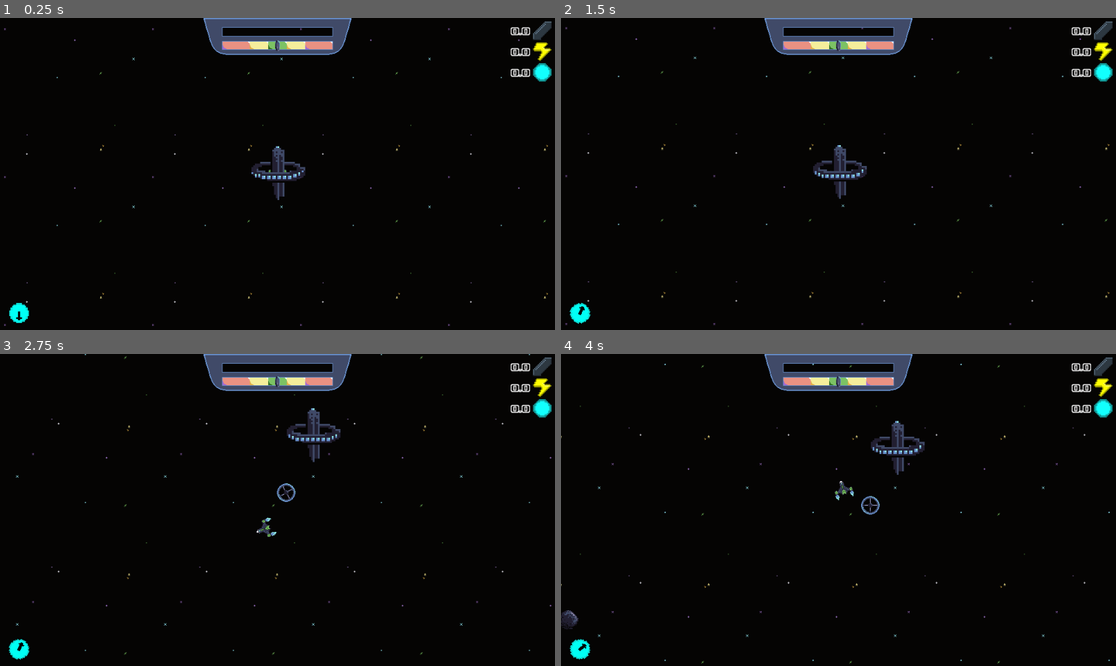
Above: before the commit, frames 1-4 (two rows, left to right).
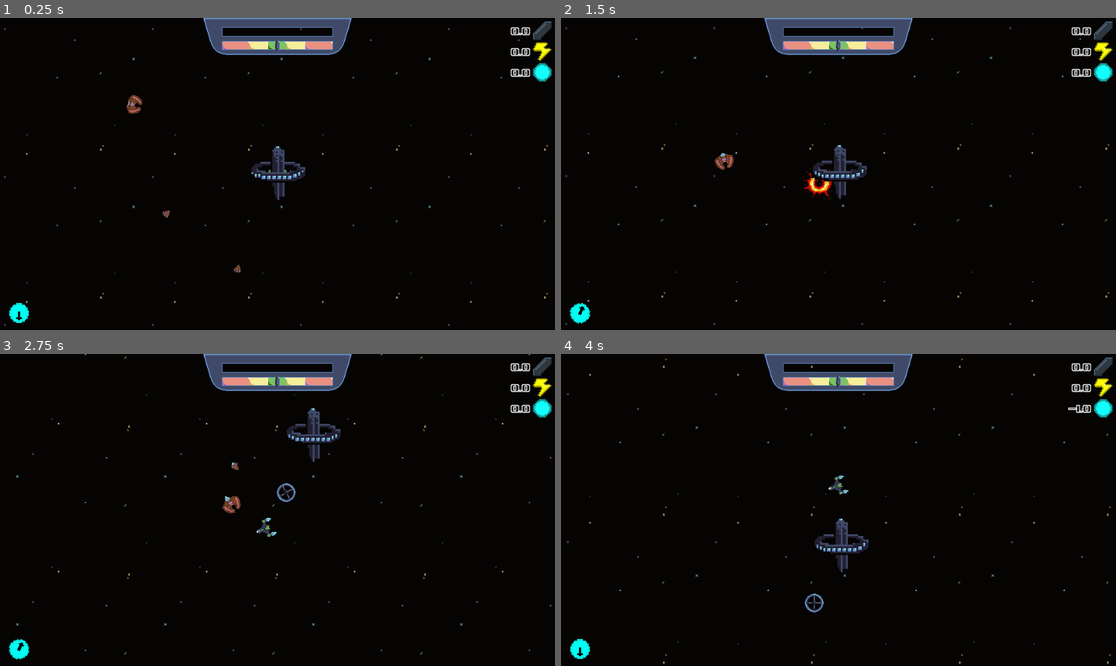
Above: after the commit, the same moments.

Repository: JoshPattman/microjam-034
Game: Godot game, scene res://scenes/game.tscn
The game is run twice, just before and just after one commit, with the same random seed, the same clock (stepped at 60 frames per second) and the same inputs. Sound files missing from this copy of the repository are replaced by a short silence.
Inputs:
- Up to frame 1 (0.25 s): no input
- Up to frame 2 (1.5 s): hold D (player_right) 0.53-1.28 s; hold Ctrl (player_break) 0.53-1.28 s; tap Shift (player_jump) at 0.77 s; hold S (player_back) from 1.28 s (still down); tap Space (player_collect) at 1.35 s
- Up to frame 3 (2.75 s): tap Shift (player_jump) at 1.52 s; release S (player_back) at 2.03 s; hold D (player_right) from 2.03 s (still down); tap 2 (player_place_bouncer) at 2.1 s
- Up to frame 4 (4 s): release D (player_right) at 2.78 s; hold W (player_forward) 2.78-3.53 s; tap 3 (player_place_mine) at 2.85 s; tap Shift (player_jump) at 3.02, 3.77 s; hold A (player_left) from 3.53 s (still down); tap 1 (player_place_shooter) at 3.6 s

The runs differ from the first frame. In frame 1, 0.2% of the frame differs, in the area x 22-44%, y 24-82%; in frame 2, 0.3%; in frame 3, 0.2%; in frame 4, 2.2%, in the area x 0-100%, y 1-100%.

Commit message:
game over

Diff:
--- a/godot/project.godot
+++ b/godot/project.godot
@@ -76,3 +76,13 @@
 "events": [Object(InputEventKey,"resource_local_to_scene":false,"resource_name":"","device":-1,"window_id":0,"alt_press …(191 unchanged characters)…
 ]
 }
+game_restart={
+"deadzone": 0.2,
+"events": [Object(InputEventKey,"resource_local_to_scene":false,"resource_name":"","device":-1,"window_id":0,"alt_pressed":false,"shift_pressed":false,"ctrl_pressed":false,"meta_pressed":false,"pressed":false,"keycode":0,"physical_keycode":82,"key_label":0,"unicode":114,"location":0,"echo":false,"script":null)
+]
+}
+game_quit={
+"deadzone": 0.2,
+"events": [Object(InputEventKey,"resource_local_to_scene":false,"resource_name":"","device":-1,"window_id":0,"alt_pressed":false,"shift_pressed":false,"ctrl_pressed":false,"meta_pressed":false,"pressed":false,"keycode":0,"physical_keycode":4194305,"key_label":0,"unicode":0,"location":0,"echo":false,"script":null)
+]
+}
--- a/godot/scenes/game.tscn
+++ b/godot/scenes/game.tscn
@@ -1,9 +1,10 @@
-[gd_scene load_steps=31 format=3 uid="uid://8w4qxf6yifmj"]
+[gd_scene load_steps=32 format=3 uid="uid://8w4qxf6yifmj"]
 
 [ext_resource type="Script" uid="uid://bhfdk1ufae0dw" path="res://scripts/game.gd" id="1_iywne"]
 [ext_resource type="Texture2D" uid="uid://db7at2foucunm" path="res://sprites/background001.png" id="1_lnu2h"]
 [ext_resource type="Script" uid="uid://os1jkm3q84or" path="res://scripts/spawn_group.gd" id="2_0tnpc"]
 [ext_resource type="PackedScene" uid="uid://rm50arymrac8" path="res://game_objects/station.tscn" id="2_lbhrr"]
+[ext_resource type="PackedScene" uid="uid://bnfq68siymux" path="res://scenes/game_over.tscn" id="2_pl11u"]
 [ext_resource type="PackedScene" uid="uid://ckg8n7tp8qsca" path="res://game_objects/enemy_2.tscn" id="4_ca42v"]
 [ext_resource type="Texture2D" uid="uid://djmwl2eifidgp" path="res://sprites/background-base001.png" id="4_dinhu"]
 [ext_resource type="PackedScene" uid="uid://7pkivl6g6mek" path="res://game_objects/turret_shooter.tscn" id="4_kvpfn"]
@@ -18,7 +19,7 @@
 [ext_resource type="Texture2D" uid="uid://67ykeat1d8xh" path="res://sprites/top-bar001.png" id="14_264po"]
 [ext_resource type="Texture2D" uid="uid://bm4o81stbode0" path="res://sprites/slider001.png" id="15_1kice"]
 [ext_resource type="FontFile" uid="uid://dt8xc3g1yr708" path="res://upheavtt.ttf" id="15_rysoc"]
-[ext_resource type="Script" uid="uid://or5q0cjyks87" path="res://scenes/compass.gd" id="18_37s47"]
+[ext_resource type="Script" uid="uid://or5q0cjyks87" path="res://scripts/compass.gd" id="18_37s47"]
 [ext_resource type="Texture2D" uid="uid://bm7ehqg3dvxst" path="res://sprites/compass.png" id="19_bt5mj"]
 [ext_resource type="Texture2D" uid="uid://j2xjquf5x2u" path="res://sprites/resources_icon.png" id="19_e1j6l"]
 [ext_resource type="AudioStream" uid="uid://c6f71ovttvqix" path="res://song1.wav" id="20_1kice"]
@@ -58,6 +59,7 @@
 [node name="Game" type="Node2D"]
 position = Vector2(0, -1)
 script = ExtResource("1_iywne")
+game_over_scene = ExtResource("2_pl11u")
 shooter_prefab = ExtResource("4_kvpfn")
 bouncer_prefab = ExtResource("5_dinhu")
 mine_prefab = ExtResource("6_ir15t")
@@ -284,3 +286,12 @@
 stream = ExtResource("20_1kice")
 volume_db = -34.492
 autoplay = true
+
+[node name="Enemy" parent="." instance=ExtResource("6_u5sy4")]
+position = Vector2(-202, 72)
+
+[node name="Enemy2" parent="." instance=ExtResource("6_u5sy4")]
+position = Vector2(-73, 174)
+
+[node name="Enemy3" parent="." instance=ExtResource("4_ca42v")]
+position = Vector2(-253, -124)
--- /dev/null
+++ b/godot/scenes/game_over.tscn
@@ -0,0 +1,66 @@
+[gd_scene load_steps=7 format=3 uid="uid://bnfq68siymux"]
+
+[ext_resource type="Script" uid="uid://x2psjmb1436q" path="res://scripts/game_over.gd" id="1_wqhvx"]
+[ext_resource type="FontFile" uid="uid://dt8xc3g1yr708" path="res://upheavtt.ttf" id="1_xeevv"]
+[ext_resource type="PackedScene" uid="uid://8w4qxf6yifmj" path="res://scenes/game.tscn" id="2_tbwuq"]
+
+[sub_resource type="StyleBoxFlat" id="StyleBoxFlat_0nqlu"]
+bg_color = Color(0.730815, 0.213408, 0.183759, 1)
+
+[sub_resource type="LabelSettings" id="LabelSettings_wqhvx"]
+font = ExtResource("1_xeevv")
+font_size = 72
+font_color = Color(0.103744, 0.103744, 0.103744, 1)
+
+[sub_resource type="LabelSettings" id="LabelSettings_tbwuq"]
+font = ExtResource("1_xeevv")
+font_size = 32
+font_color = Color(0.101961, 0.101961, 0.101961, 1)
+
+[node name="GameOver" type="Control"]
+layout_mode = 3
+anchors_preset = 15
+anchor_right = 1.0
+anchor_bottom = 1.0
+grow_horizontal = 2
+grow_vertical = 2
+script = ExtResource("1_wqhvx")
+game_scene = ExtResource("2_tbwuq")
+
+[node name="Panel" type="Panel" parent="."]
+layout_mode = 1
+anchors_preset = -1
+anchor_right = 1.0
+anchor_bottom = 1.0
+theme_override_styles/panel = SubResource("StyleBoxFlat_0nqlu")
+
+[node name="Label" type="Label" parent="."]
+layout_mode = 1
+anchors_preset = -1
+anchor_left = 0.5
+anchor_top = 0.5
+anchor_right = 0.5
+anchor_bottom = 0.5
+offset_left = -201.0
+offset_top = -54.0
+offset_right = 177.0
+offset_bottom = 61.0
+text = "Game Over"
+label_settings = SubResource("LabelSettings_wqhvx")
+horizontal_alignment = 1
+
+[node name="Label2" type="Label" parent="."]
+layout_mode = 1
+anchors_preset = -1
+anchor_left = 0.5
+anchor_top = 0.5
+anchor_right = 0.5
+anchor_bottom = 0.5
+offset_left = -195.0
+offset_top = 17.0
+offset_right = 183.0
+offset_bottom = 132.0
+text = "R To Restart
+ESC To Return"
+label_settings = SubResource("LabelSettings_tbwuq")
+horizontal_alignment = 1
--- a/godot/scripts/game.gd
+++ b/godot/scripts/game.gd
@@ -6,6 +6,9 @@
 var time_since_last_asteroid: float = 0.0
 
 var resource_asteroid_scene = preload("res://game_objects/resource_asteroid.tscn")
+
+@export_category("Scenes")
+@export var game_over_scene: PackedScene
 
 @export_category("Turrets")
 @export var shooter_prefab: PackedScene
@@ -46,6 +49,10 @@
 	)
 	_spawn_initial_asteroids()
 	add_to_group("game_controller")
+	$Station.on_station_exploded.connect(_on_die)
+
+func _on_die() -> void:
+	get_tree().change_scene_to_packed(game_over_scene)
 
 func _process(delta: float) -> void:
 	time_since_last_asteroid += delta * CustomRigidbody2D.get_global_dt_mult()
--- /dev/null
+++ b/godot/scripts/game_over.gd
@@ -0,0 +1,10 @@
+extends Control
+
+@export var game_scene: PackedScene
+@export var menu_scene: PackedScene
+
+func _process(delta: float) -> void:
+	if Input.is_action_just_pressed("game_restart"):
+		get_tree().change_scene_to_packed(game_scene)
+	if Input.is_action_just_pressed("game_quit"):
+		get_tree().change_scene_to_packed(menu_scene)
--- a/godot/scripts/station.gd
+++ b/godot/scripts/station.gd
@@ -1,6 +1,7 @@
 class_name Station extends Sprite2D
 
 signal ship_spawned(ship: Player)
+signal on_station_exploded()
 
 @export var ship_scene: PackedScene
 
@@ -10,7 +11,10 @@
 	add_to_group("enemy_targets")
 	var life = Life.get_life_script(self)
 	if life != null:
+		life.on_health_changed.connect(_on_health_changed)
 		life.on_die.connect(_on_die)
+		life.current_life = 10
+	print("Station health started at ", life.current_life, ", ", life.initial_life)
 	$TurretShooter/Sprite2D.queue_free()
 
 func _process(delta: float) -> void:
@@ -27,5 +31,8 @@
 			if d.global_position.distance_squared_to(global_position) < 50*50:
 				d.queue_free()
 
+func _on_health_changed(to: float) -> void:
+	print("Station health is ", to)
+
 func _on_die() -> void:
-	print("You lose")
+	on_station_exploded.emit()
Renamed: godot/scenes/compass.gd -> godot/scripts/compass.gd
Renamed: godot/scenes/compass.gd.uid -> godot/scripts/compass.gd.uid
Not shown, added: godot/scripts/game_over.gd.uid
